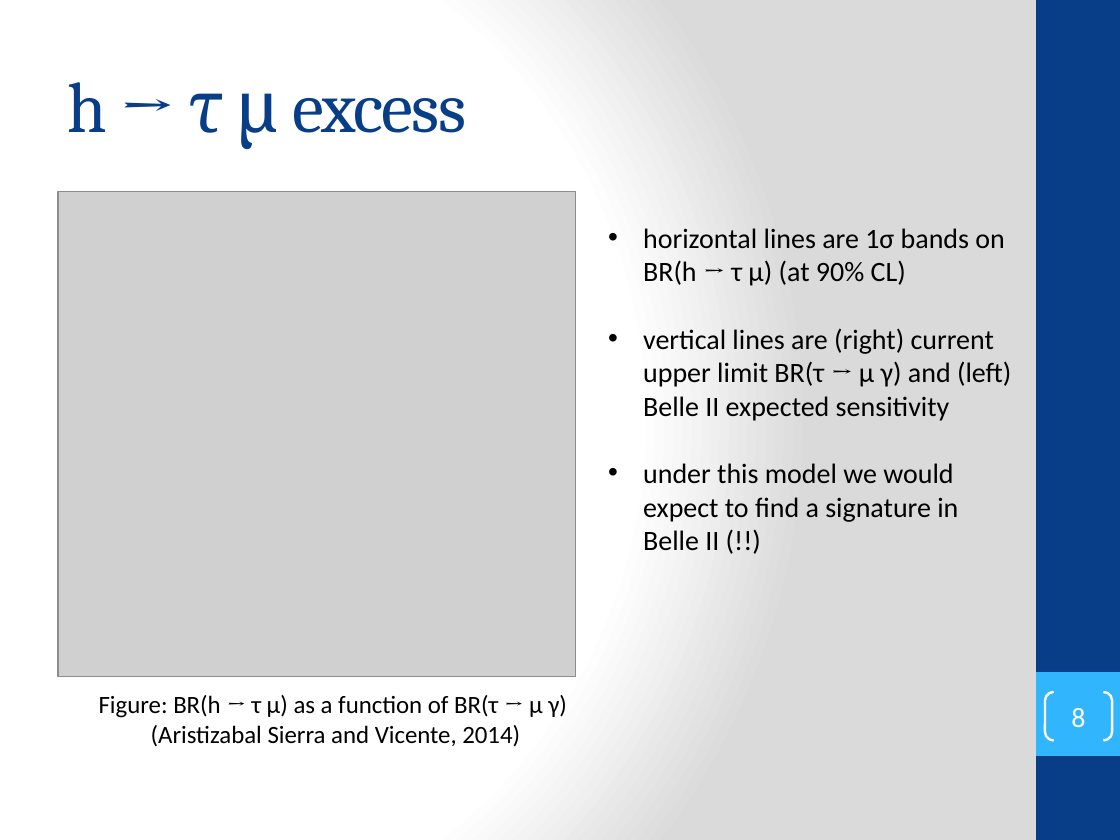
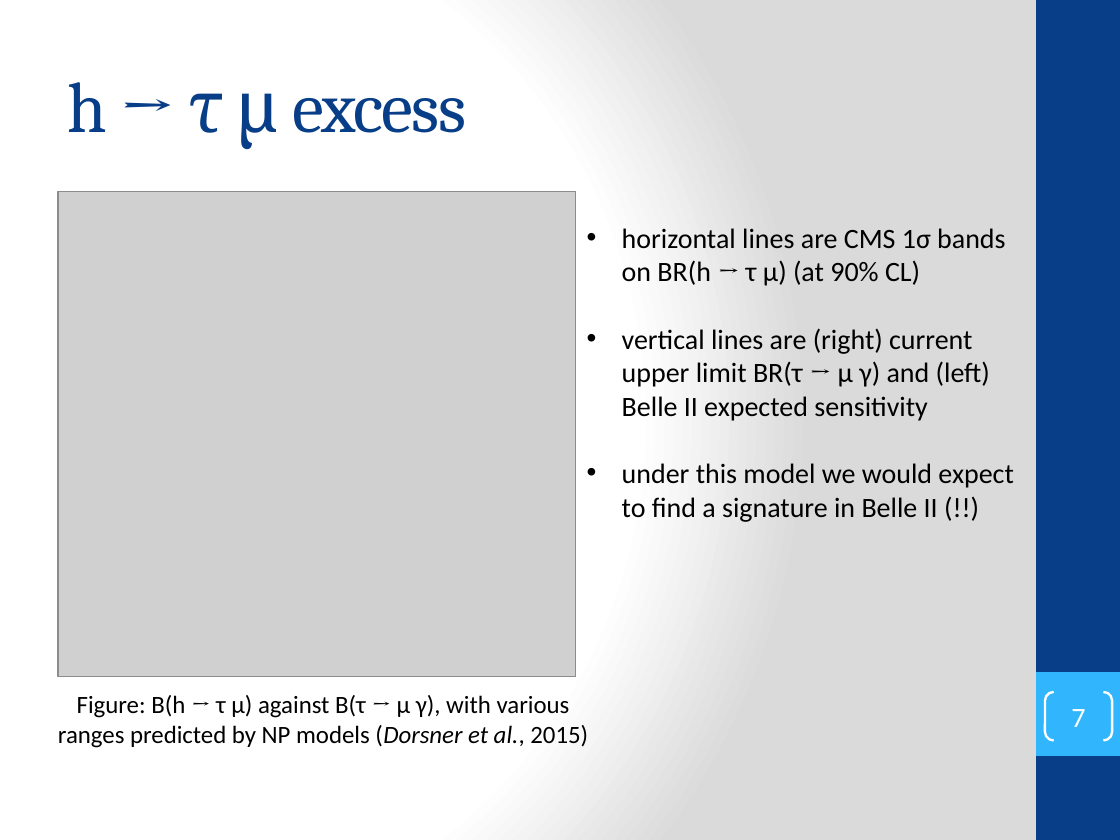
Before and after one commit to secret-agent-drone/lit-review, a slide deck: slide 7 of LiteratureReview_talk/lit_review_talk.pptx (slide 8 before the commit). Drawn at 1120x840 pixels with LibreOffice and Linux fonts; fonts in the diff are those of the drawing; grey boxes stand for pictures. Boxes give left, top, right and bottom in pixels: in the first picture for what was removed or moved away, otherwise in the second. Text is boxed around its words. In the diff, an @@ line names an element or a change of style, - is before the commit and + after.

```diff
--- a/LiteratureReview_talk/lit_review_talk.pptx
+++ b/LiteratureReview_talk/lit_review_talk.pptx
@@ text "horizontal lines are CMS 1σ ...": place and size @@
-text "horizontal lines are CMS 1σ ..." at <box>643,228,1011,551</box>
+text "horizontal lines are CMS 1σ ..." at <box>622,228,1013,522</box>
@@ text at <box>622,228,1005,286</box>: text changed @@
-• horizontal lines are 1σ bands on BR(h → τ μ) (at 90% CL)
+• horizontal lines are CMS 1σ bands on BR(h → τ μ) (at 90% CL)
@@ text at <box>58,695,588,748</box>: text changed @@
-Figure: BR(h → τ μ) as a function of BR(τ → μ γ)
-(Aristizabal Sierra and Vicente, 2014)
+Figure: B(h → τ μ) against B(τ → μ γ), with various ranges predicted by NP models (Dorsner et al., 2015)
@@ page number at <box>1071,709,1085,727</box>: text changed @@
-8
+7
```
Also in this commit, not shown: 6 other slides changed, 1 slide added, 2 slides removed, 10 other files.
